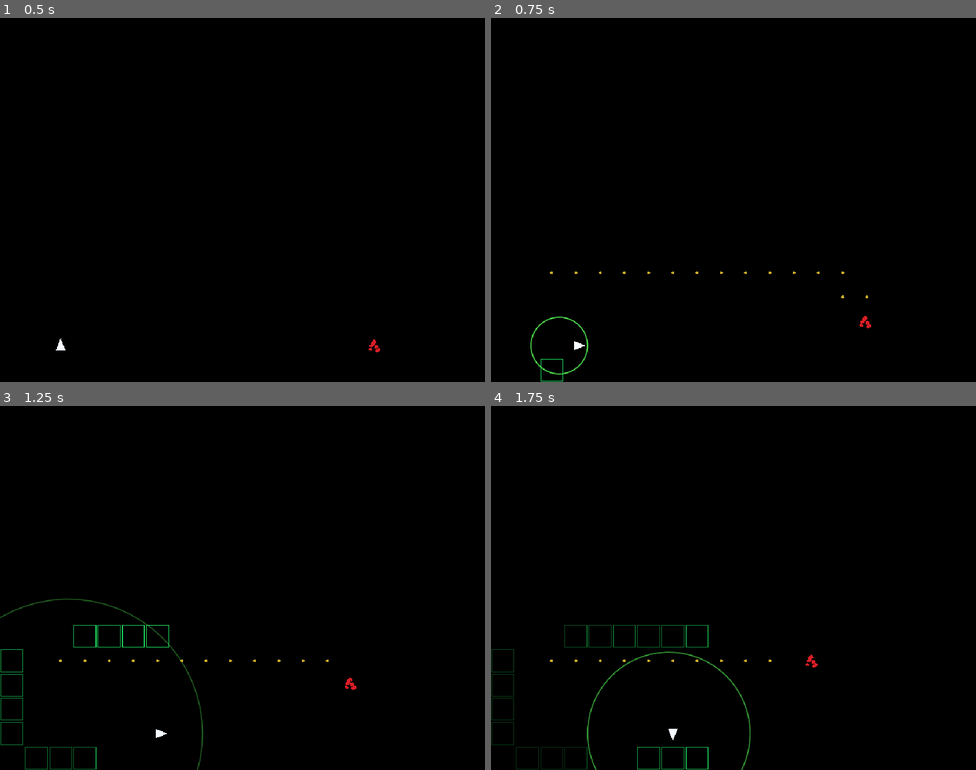
Above: before the commit, frames 1-4 (two rows, left to right).
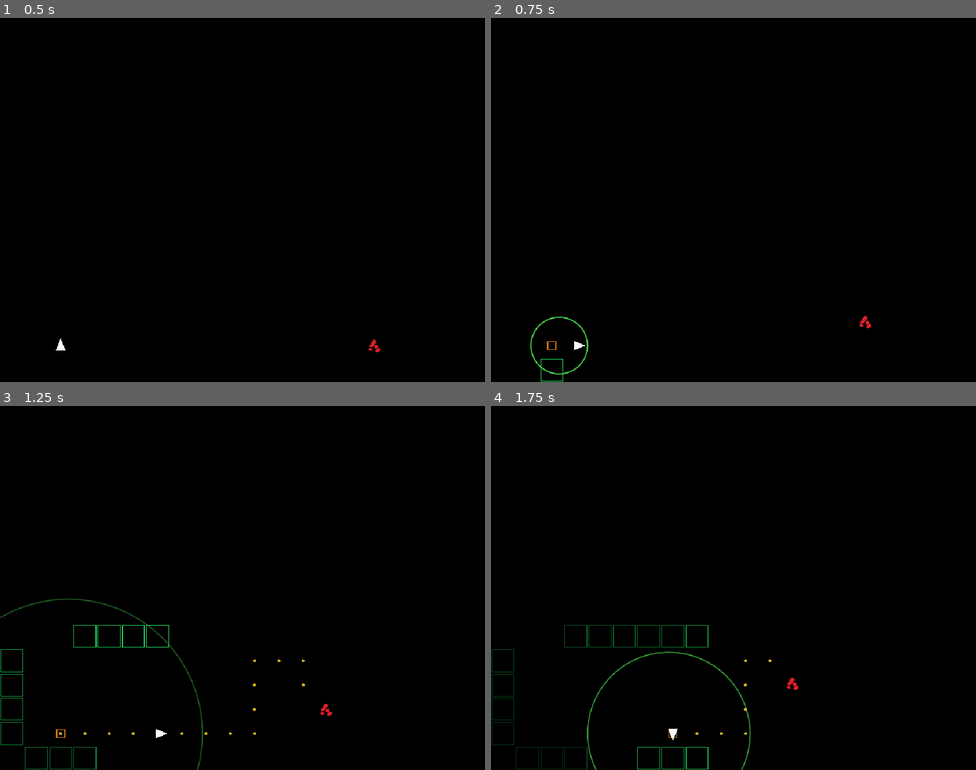
Above: after the commit, the same moments.

Repository: UnderstoodUseYourUsernameHere/Sonar
Game: Godot game, scene res://scenes/main.tscn
The game is run twice, just before and just after one commit, with the same random seed, the same clock (stepped at 60 frames per second) and the same inputs.
Inputs (mouse positions are in pixels of both pictures, inside the frame that each line leads up to):
- Up to frame 1 (0.5 s): no input
- Up to frame 2 (0.75 s): tap Enter at 0.5 s; move the mouse to (840, 181) at 0.52 s; hold Right (move_right) from 0.53 s (still down); tap Space (ping) at 0.6 s; click (840, 181) at 0.67 s
- Up to frame 3 (1.25 s): keep holding Right (move_right)
- Up to frame 4 (1.75 s): move the mouse to (636, 606) at 1.27 s; release Right (move_right) at 1.28 s; hold S (move_down) from 1.28 s (still down); tap Space (ping) at 1.35 s

Frame 1 is identical in both runs. In frame 2, less than 0.1% of the frame differs, in the area x 11-78%, y 69-92%; in frame 3, 0.2%, in the area x 11-74%, y 69-92%; in frame 4, 0.1%.

Commit message:
Monster now investigates pings

Diff:
--- a/scripts/main.gd
+++ b/scripts/main.gd
@@ -55,6 +55,12 @@
 		origin = start_origin
 		origin_cell = start_cell
 
+enum MonsterState {
+	ROAMING,
+	INVESTIGATING,
+	HUNTING
+}
+
 var map_width: int = 0
 var map_height: int = 0
 var map_is_valid: bool = false
@@ -78,17 +84,27 @@
 var wall_last_lit: Dictionary = {}
 var last_ping_cell: Vector2i = Vector2i.ZERO
 var last_ping_time: float = -1000.0
+
 var monster_cell: Vector2i = Vector2i.ZERO
 var monster_draw_position: Vector2 = Vector2.ZERO
 var monster_dot_offsets: Array[Vector2] = []
 var monster_dot_sizes: Array[float] = []
+
 var is_monster_moving: bool = false
+
 var monster_move_source: Vector2 = Vector2.ZERO
 var monster_move_destination: Vector2 = Vector2.ZERO
 var monster_move_destination_cell: Vector2i = Vector2i.ZERO
 var monster_move_elapsed: float = 0.0
+
 var monster_rng: RandomNumberGenerator = RandomNumberGenerator.new()
 var monster_roam_wait_remaining: float = 0.0
+
+var monster_state: MonsterState = MonsterState.ROAMING
+var monster_last_heard_ping_time: float = -1000.0
+var monster_investigation_target: Vector2i = Vector2i.ZERO
+var monster_needs_new_path: bool = false
+
 var astar: AStarGrid2D = AStarGrid2D.new() ## I really like this name for some reason!
 var monster_path: Array[Vector2i] = []
 
@@ -236,6 +252,39 @@
 
 	monster_roam_wait_remaining = MONSTER_ROAM_WAIT
 
+func _begin_monster_investigation(target_cell: Vector2i) -> void:
+	monster_state = MonsterState.INVESTIGATING
+	monster_investigation_target = target_cell
+
+	monster_path.clear()
+
+	monster_needs_new_path = true
+	monster_roam_wait_remaining = 0
+
+
+func _update_monster_investigating() -> void:
+	if is_monster_moving:
+		return
+
+	if monster_needs_new_path:
+		_set_monster_path(monster_investigation_target)
+		monster_needs_new_path = false
+
+	if monster_path.is_empty():
+		if monster_cell == monster_investigation_target:
+			monster_state = MonsterState.ROAMING
+			monster_roam_wait_remaining = MONSTER_ROAM_WAIT
+		else:
+			push_warning("Monster couldnt reach ping location?!")
+			monster_state = MonsterState.ROAMING
+			monster_roam_wait_remaining = MONSTER_ROAM_WAIT
+
+		return
+
+	if monster_path.is_empty():
+		monster_state = MonsterState.ROAMING
+		monster_roam_wait_remaining = MONSTER_ROAM_WAIT
+
 func _process(delta: float) -> void:
 	if not map_is_valid:
 		return
@@ -268,7 +317,7 @@
 
 	_update_pulses(delta)
 	_update_monster_movement(delta)
-	_update_monster_roaming(delta)
+	_update_monster_ai(delta)
 
 	queue_redraw()
 
@@ -392,6 +441,21 @@
 		if active_pulses[i].radius >= PING_MAX_RADIUS:
 			active_pulses.remove_at(i)
 
+func _update_monster_ai(delta: float) -> void:
+	if last_ping_time > monster_last_heard_ping_time:
+		monster_last_heard_ping_time = last_ping_time
+		_begin_monster_investigation(last_ping_cell)
+
+	match monster_state:
+		MonsterState.ROAMING:
+			_update_monster_roaming(delta)
+
+		MonsterState.INVESTIGATING:
+			_update_monster_investigating()
+
+		MonsterState.HUNTING:
+			pass
+
 func _reveal_walls_for_pulse(pulse: SonarPulse) -> void:
 	for cell in wall_cells:
 		var distance: float = pulse.origin.distance_to(_cell_center(cell))
@@ -419,6 +483,7 @@
 
 	if DEBUG_SHOW_MONSTER:
 		_draw_debug_path()
+		_draw_monster_ai_debug()
 		_draw_monster_at(monster_draw_position, 1.0)
 
 	_draw_player()
@@ -520,6 +585,23 @@
 
 		draw_circle(dot_position, dot_radius, color)
 
+func _draw_monster_ai_debug() -> void:
+	if monster_state != MonsterState.INVESTIGATING:
+		return
+
+	var target_center: Vector2 = _cell_center(monster_investigation_target)
+	var marker_rect: Rect2 = Rect2(
+		target_center - Vector2(8.0, 8.0),
+		Vector2(16.0, 16.0)
+	)
+
+	draw_rect(
+		marker_rect,
+		Color(1.0, 0.55, 0.1, 0.8),
+		false,
+		2.0
+	)
+
 func _draw_debug_path() -> void:
 	var color: Color = Color(1.0, 0.85, 0.2, 0.8)
 
